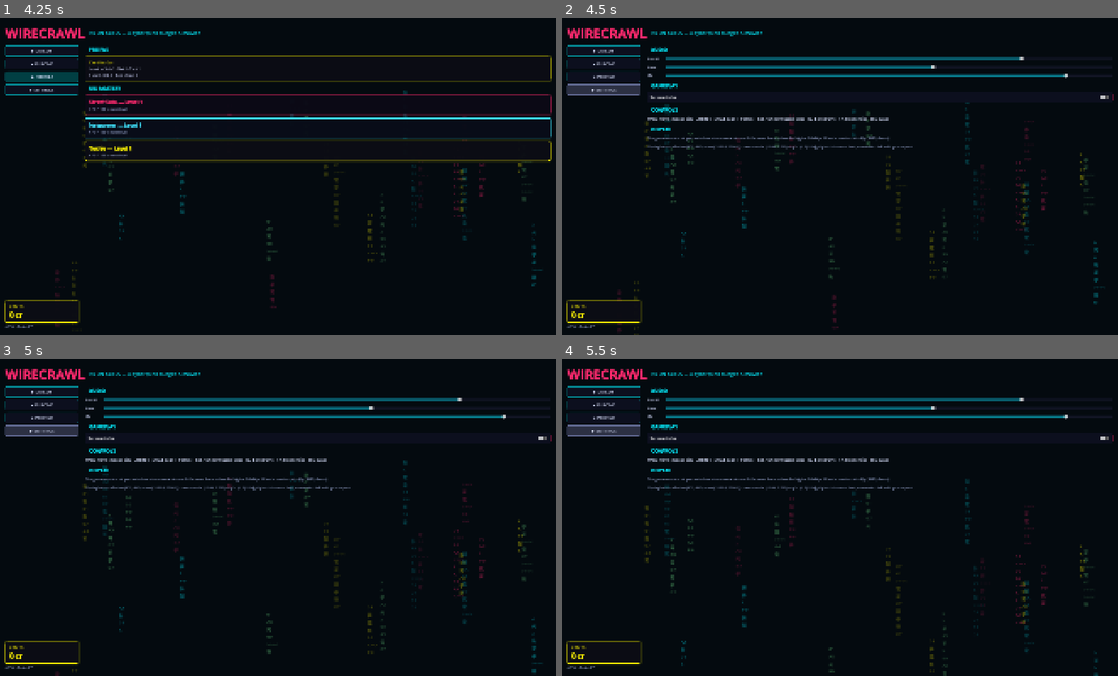
Above: before the commit, frames 1-4 (two rows, left to right).
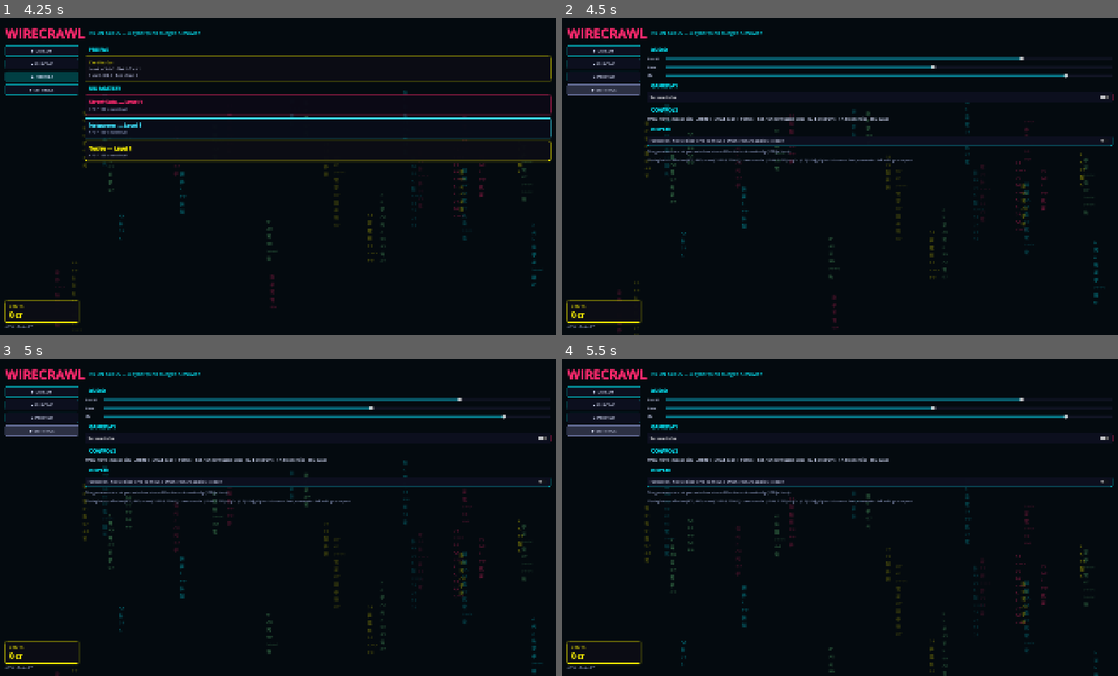
Above: after the commit, the same moments.

Repository: eternaldensity/WireCrawl
Game: Godot game, scene res://scenes/Main.tscn
Same seed, same stepped clock (60 frames per second), same inputs: the game is played once before the commit and once after it.
Inputs (mouse positions are in pixels of both pictures, inside the frame that each line leads up to):
- Up to frame 1 (4.25 s): click "▶ DEPLOY" at 0.5 s; click "▸ CHROME" at 1.25 s; click "▸ DEPLOY" at 2 s; click "▸ PROFILE" at 2.75 s; click "▶ PROFILE" at 3.5 s
- Up to frame 2 (4.5 s): click "▸ SETTINGS" at 4.25 s
- Up to frame 3 (5 s): no input
- Up to frame 4 (5.5 s): tap Enter at 5 s; move the mouse to (962, 501) at 5.02 s; hold D (move_right) from 5.03 s (still down); tap Space (dash) at 5.1 s; click (962, 501) at 5.17 s

Frame 1 is identical in both runs. In frame 2, 1.4% of the frame differs, in the area x 15-100%, y 37-46%; in frame 3, 1.4%; in frame 4, 1.4%.

Commit message:
v0.5.6 fullscreen default fixes editor-embed mouse offset
- Forum-confirmed root cause (godotengine forum #127758): mouse offset
  when running embedded/floating from the debugger, triggered at
  1920x1080 window size; posted solution is Window Mode Fullscreen
- display/window/size/mode=3 (borderless fullscreen) + Settings toggle
  to switch back to windowed at runtime
- Verified: import clean, SimTest 65/65, probe 16/16

Diff:
--- a/project.godot
+++ b/project.godot
@@ -31,6 +31,7 @@
 
 window/size/viewport_width=1920
 window/size/viewport_height=1080
+window/size/mode=3
 window/size/borderless=true
 window/stretch/mode="canvas_items"
 window/stretch/aspect="expand"
--- a/scripts/Main.gd
+++ b/scripts/Main.gd
@@ -277,7 +277,14 @@
 	tab_content.add_child(WCTheme.section("CONTROLS", NEON_CYAN))
 	tab_content.add_child(WCTheme.body("WASD move · mouse aim · LMB fire · SPACE dash (i-frames) · TAB / wheel weapon swap · Q / E programs · 1 / 2 loot choice · ESC pause", 13))
 	tab_content.add_child(WCTheme.section("DISPLAY", NEON_CYAN))
-	tab_content.add_child(WCTheme.body("The game renders at your window size — maximize or fullscreen the window for higher fidelity. UI scales automatically (1080p base).", 13, WCTheme.DIM))
+	var fs := CheckButton.new()
+	fs.text = "Fullscreen (fixes editor-embed mouse offset; restart applies cleanly)"
+	fs.button_pressed = DisplayServer.window_get_mode() != DisplayServer.WINDOW_MODE_WINDOWED
+	fs.add_theme_font_size_override("font_size", 14)
+	tab_content.add_child(fs)
+	fs.toggled.connect(func(on: bool):
+		DisplayServer.window_set_mode(DisplayServer.WINDOW_MODE_FULLSCREEN if on else DisplayServer.WINDOW_MODE_WINDOWED))
+	tab_content.add_child(WCTheme.body("The game renders at your window size — UI scales automatically (1080p base).", 13, WCTheme.DIM))
 	var win := DisplayServer.window_get_size()
 	var view := get_viewport().get_visible_rect().size
 	var ct := get_viewport().get_canvas_transform()
Not shown, changed: SCORE.md
